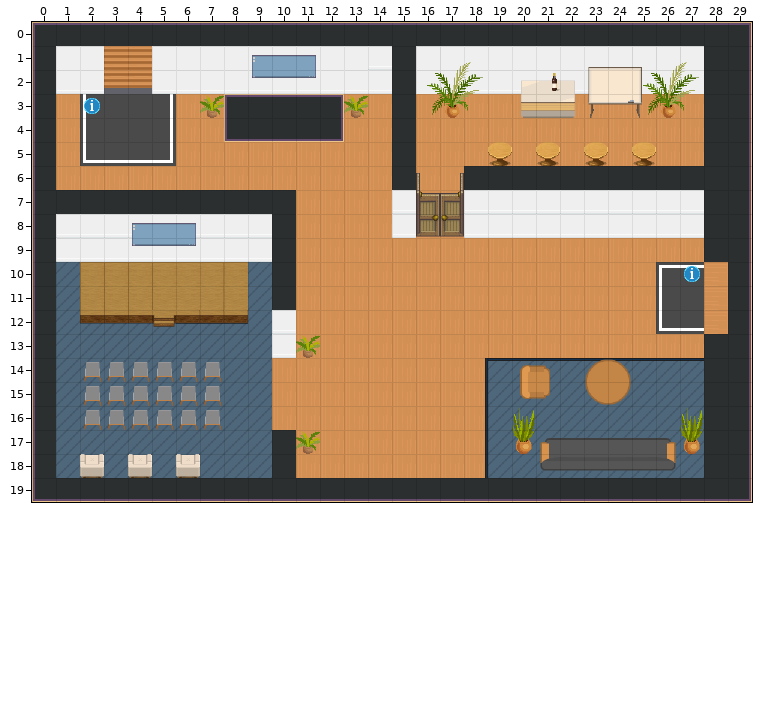
Two versions of a level (Tiled map (JSON), start.tmj). Above is the file before it was changed.
Cells are 32x32 px. Shown: x 0..29, y 0..19.
New version:
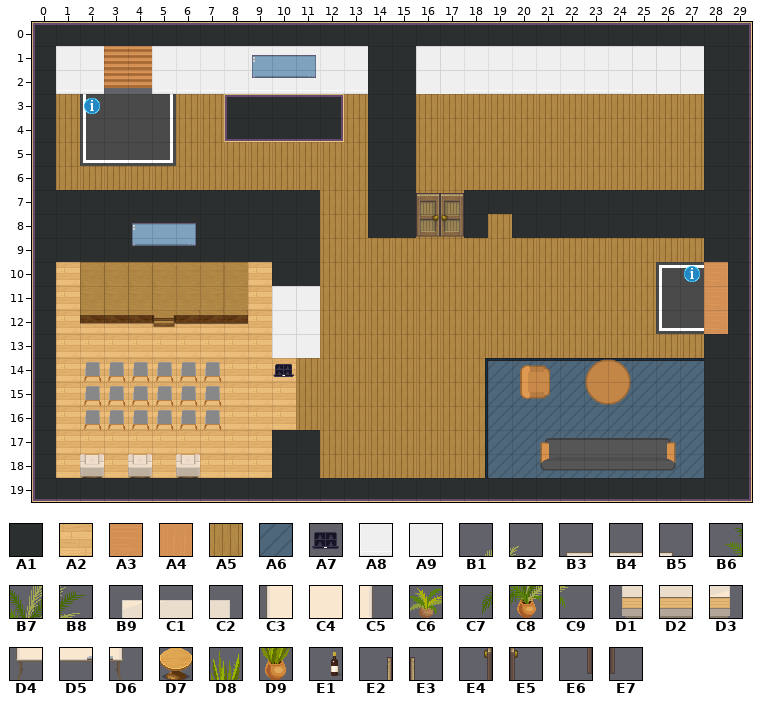
Key: from "Chunk 1": A1 0, A2 3, A3 4, A4 4 turned 270, A5 4 turned 90, A6 5, A7 7, A8 22, A9 23, B1 36, B2 37, B3 38, B4 39, B5 40, B6 44, B7 45, B8 46, B9 47, C1 48, C2 49, C3 50, C4 51, C5 52, C6 54, C7 55, C8 56, C9 57, D1 58, D2 59, D3 60, D4 61, D5 62, D6 63, D7 64, D8 83, D9 84, E1 98, E2 101, E3 101 flipped left-right, E4 102, E5 102 flipped left-right, E6 103, E7 103 flipped left-right.
__ is an empty cell, ## one hidden under a higher layer.
Tiles replaced or removed in this view: A1, A3, A4, A6, A8, A9, B1, B2, B3, B4, B5, B6, B7, B8, B9, C1, C2, C3, C4, C5, C6, C7, C8, C9, D1, D2, D3, D4, D5, D6, D7, D8, D9, E1, E2, E3, E4, E5, E6, E7.
Change:
Changed rows in their new state; .. is an unchanged cell.
Layer "sol":
first column x 1:
 3 A5 .. .. .. .. A5 A5 .. .. .. .. .. A5 ## .. A5 A5 A5 A5 A5 A5 A5 A5 A5 A5 A5 A5
 4 A5 .. .. .. .. A5 A5 .. .. .. .. .. A5 ## .. A5 A5 A5 A5 A5 A5 A5 A5 A5 A5 A5 A5
 5 A5 .. .. .. .. A5 A5 A5 A5 A5 A5 A5 A5 ## .. A5 A5 A5 A5 A5 A5 A5 A5 A5 A5 A5 A5
 6 A5 A5 A5 A5 A5 A5 A5 A5 A5 A5 A5 A5 A5 ## .. A5 A5 A5 A5 A5 A5 A5 A5 A5 A5 A5 A5
 7 .. .. .. .. .. .. .. .. .. .. ## A5 A5 ## .. A5 A5 .. .. .. .. .. .. .. .. .. ..
 8 .. .. .. .. .. .. .. .. .. .. __ A5 A5 ## .. A5 A5 .. A5 .. .. .. .. .. .. .. ..
 9 .. .. .. .. .. .. .. .. .. .. __ A5 A5 A5 A5 A5 A5 A5 A5 A5 A5 A5 A5 A5 A5 A5 A5
10 A2 .. .. .. .. .. .. .. A2 .. __ A5 A5 A5 A5 A5 A5 A5 A5 A5 A5 A5 A5 A5 A5 .. ..
11 A2 .. .. .. .. .. .. .. A2 .. __ A5 A5 A5 A5 A5 A5 A5 A5 A5 A5 A5 A5 A5 A5 .. ..
12 A2 A2 A2 A2 A2 A2 A2 A2 A2 .. __ A5 A5 A5 A5 A5 A5 A5 A5 A5 A5 A5 A5 A5 A5 .. ..
13 A2 A2 A2 A2 A2 A2 A2 A2 A2 .. __ A5 A5 A5 A5 A5 A5 A5 A5 A5 A5 A5 A5 A5 A5 A5 A5
14 A2 A2 A2 A2 A2 A2 A2 A2 A2 A2 A5 A5 A5 A5 A5 A5 A5 A5 .. .. .. .. .. .. .. .. ..
15 A2 A2 A2 A2 A2 A2 A2 A2 A2 A2 A5 A5 A5 A5 A5 A5 A5 A5 .. .. .. .. .. .. .. .. ..
16 A2 A2 A2 A2 A2 A2 A2 A2 A2 A2 A5 A5 A5 A5 A5 A5 A5 A5 .. .. .. .. .. .. .. .. ..
17 A2 A2 A2 A2 A2 A2 A2 A2 A2 .. __ A5 A5 A5 A5 A5 A5 A5 .. .. .. .. .. .. .. .. ..
18 A2 A2 A2 A2 A2 A2 A2 A2 A2 .. __ A5 A5 A5 A5 A5 A5 A5 .. .. .. .. .. .. .. .. ..
Layer "sol2":
first column x 10:
14 A7
Layer "mur":
first column x 1:
 1 .. .. .. .. .. .. .. .. .. .. .. .. .. A1 .. .. __ .. .. .. .. .. .. .. .. .. ..
 2 .. .. .. .. .. .. .. .. .. .. .. .. .. A1 .. __ __ .. .. .. .. .. .. .. .. .. ..
 3 .. .. .. .. .. .. .. .. .. .. .. .. .. A1 .. .. .. .. .. .. .. .. .. .. .. .. ..
 4 .. .. .. .. .. .. .. .. .. .. .. .. .. A1 .. .. .. .. .. .. .. .. .. .. .. .. ..
 5 .. .. .. .. .. .. .. .. .. .. .. .. .. A1 .. .. .. .. .. .. .. .. .. .. .. .. ..
 6 .. .. .. .. .. .. .. .. .. .. .. .. .. A1 .. .. .. __ __ __ __ __ __ __ __ __ __
 7 .. .. .. .. .. .. .. .. .. .. A1 .. .. A1 A1 .. .. A1 A1 A1 A1 A1 A1 A1 A1 A1 A1
 8 A1 A1 A1 A1 A1 A1 A1 A1 A1 .. A1 .. .. A1 A1 .. .. A1 __ A1 A1 A1 A1 A1 A1 A1 A1
 9 A1 A1 A1 A1 A1 A1 A1 A1 A1 .. A1 .. .. .. .. .. .. .. .. .. .. .. .. .. .. .. ..
10 .. .. .. .. .. .. .. .. .. .. A1 .. .. .. .. .. .. .. .. .. .. .. .. .. .. .. ..
11 .. .. .. .. .. .. .. .. .. A9 A9 .. .. .. .. .. .. .. .. .. .. .. .. .. .. .. ..
12 .. .. .. .. .. .. .. .. .. .. A9 .. .. .. .. .. .. .. .. .. .. .. .. .. .. .. ..
13 .. .. .. .. .. .. .. .. .. .. A9 .. .. .. .. .. .. .. .. .. .. .. .. .. .. .. ..
first column x 11:
17 A1
18 A1
Layer "objet":
first column x 7:
 1 .. .. .. .. .. .. .. .. .. .. A9 __ .. .. .. .. __ __ __ __ __
 2 .. .. .. .. .. .. .. .. .. A9 A9 __ .. __ __ __ __ __ __ __ __
 3 __ .. .. .. .. .. __ .. .. __ __ __ .. __ __ __ __ __ __ __ __
 5 .. .. .. .. .. .. .. .. .. .. .. .. __ .. __ .. __ .. __ .. ..
first column x 11:
13 __ .. .. .. .. .. .. .. .. .. .. .. .. .. .. .. ..
16 .. .. .. .. .. .. .. .. .. __ .. .. .. .. .. .. __
17 __ .. .. .. .. .. .. .. .. __ .. .. .. .. .. .. __
Layer "objet2" (removed):
first column x 21:
 2 __ .. .. .. __
 3 .. .. .. .. __
Layer "openDoor" (now hidden):
first column x 16:
 6 __ __
 7 __ __
 8 __ __
Pixel boxes of the changes (left, top, right, bottom) in both pictures:
changed: (56, 46, 704, 478)
